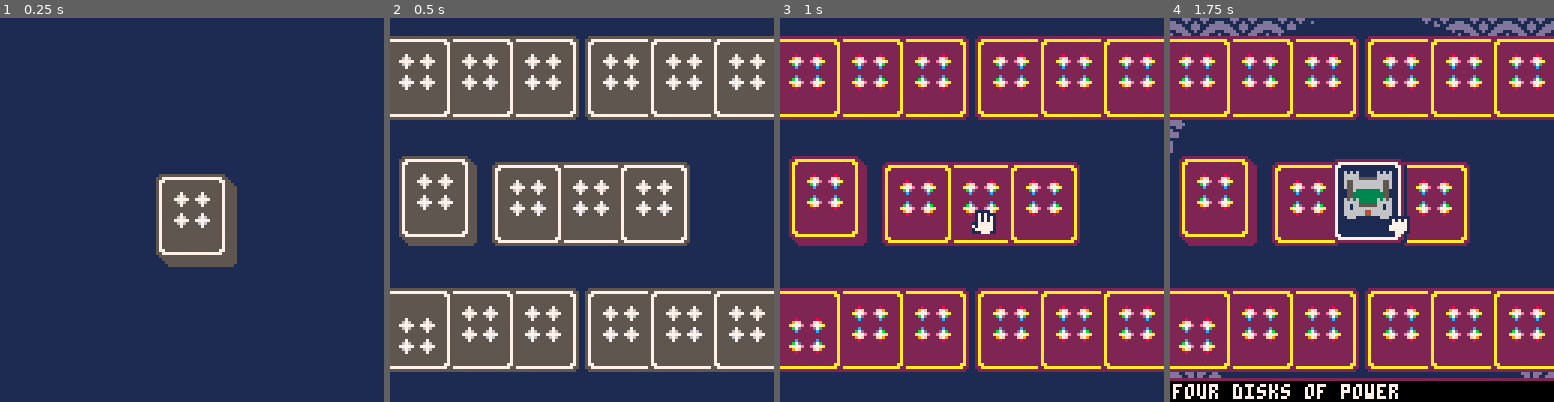
Above: before the commit, frames 1-4 (left to right).
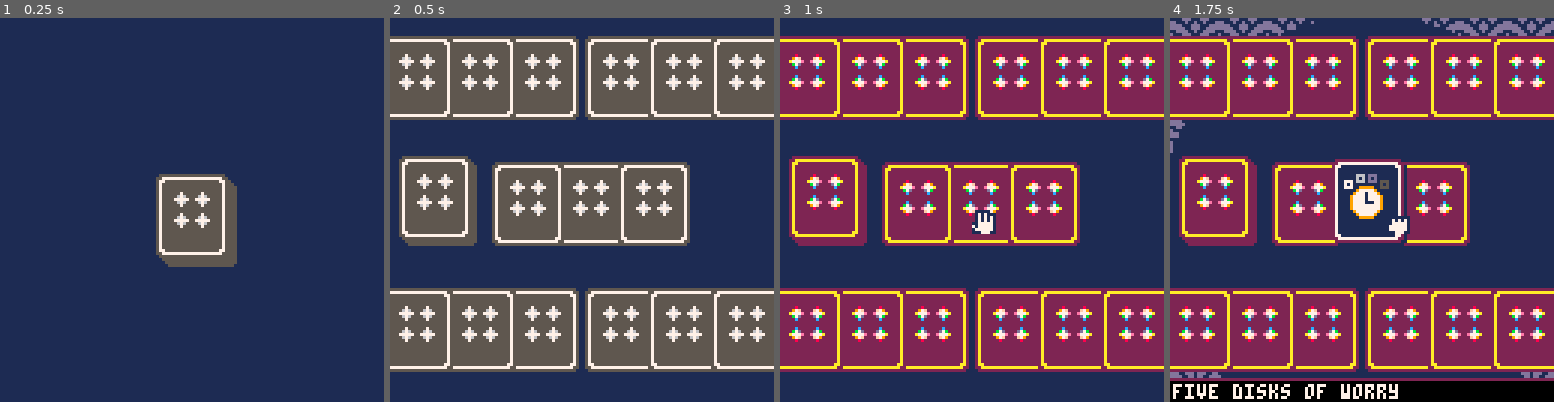
Above: after the commit, the same moments.

Repository: alxgnon/pico-8
Game: PICO-8 cartridge tarot.p8
Two runs of this game, one before a commit and one after it. Both use one fixed random seed, a clock stepped at 60 frames per second and the inputs below.
Inputs:
- Up to frame 1 (0.25 s): no input
- Up to frame 2 (0.5 s): tap X (X key) at 0.33 s
- Up to frame 3 (1 s): tap O (Z key) at 0.7 s
- Up to frame 4 (1.75 s): tap X (X key) at 1.07 s; hold Right from 1.6 s (still down); tap O (Z key) at 1.7 s

Frame 1 is identical in both runs. In frame 2, 0.5% of the frame differs, in the area x 2-12%, y 75-88%; in frame 3, 0.6%; in frame 4, 2.1%, in the area x 2-60%, y 39-100%.

Commit message:
tarot: tile spread

Diff:
--- a/tarot.p8
+++ b/tarot.p8
@@ -24,6 +24,7 @@
 {138,"four cups of choice"},
 {140,"five cups of regret"},
 {142,"six cups of pleasure"},
+{174,"king of cups (the guitar)"},
 {196,"a wand of fire"},
 --{198,"two wands"},
 --{200,"three wands"},
@@ -342,9 +343,21 @@
 	deck:place_card(n,   -7,86)
 end
 
+function spread_tile()
+	local n = 0
+	for card in all(deck) do
+		local i = n % 5
+		local j = flr(n / 5)
+		card.x = i * 25 - 3
+		card.y = j * 29 - 3
+		n += 1
+	end
+end
+
 spreads = {
 	function() end,
 	spread_thoth,
+	spread_tile,
 }
 
 
Not shown, changed: 32 lines of the sprite sheet (__gfx__) section of tarot.p8
